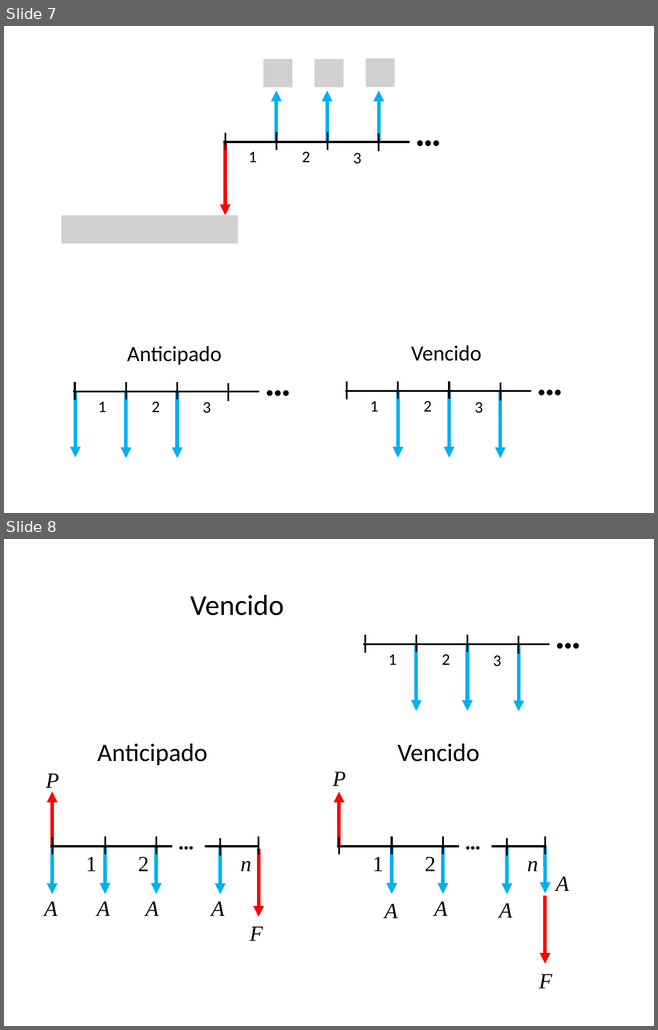
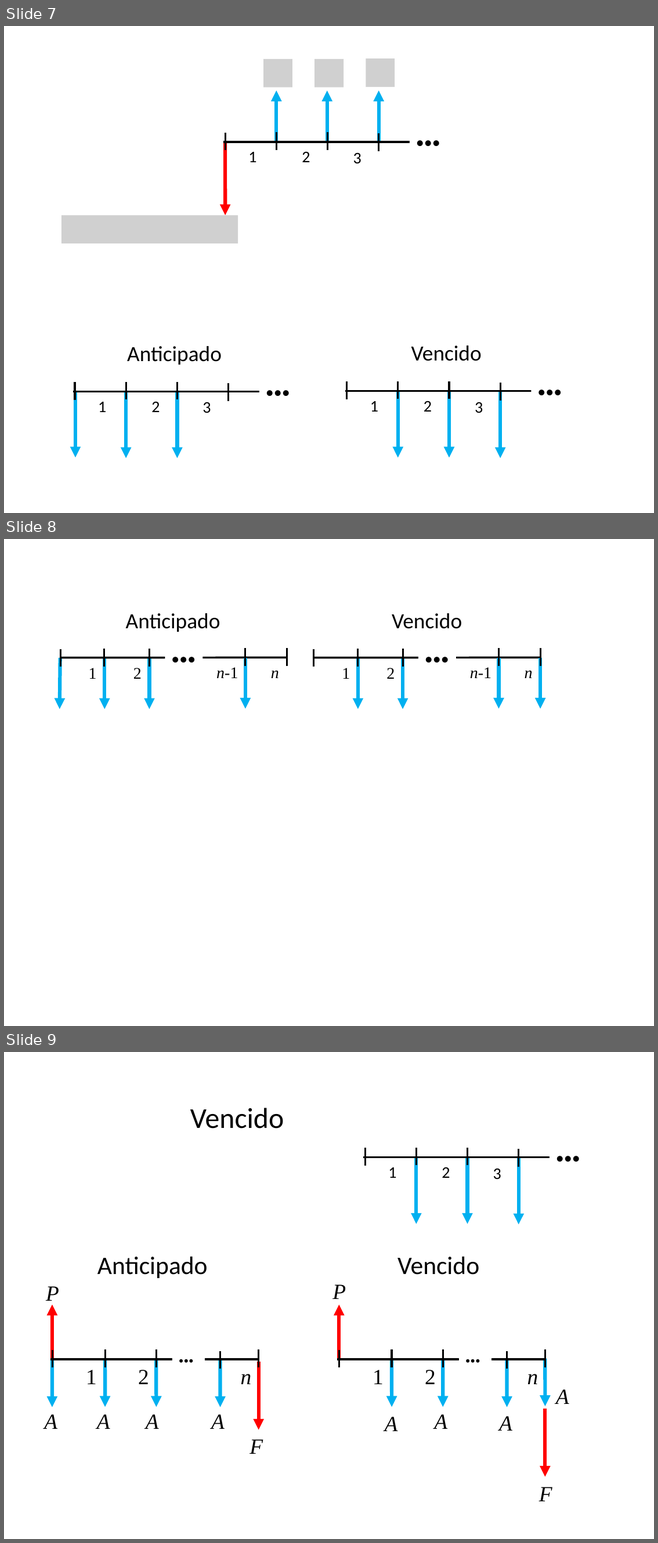
Before and after one commit to hagarciag/ingenieria-economica, a slide deck: images/graficas.pptx. Shown one above the other, each under a label of ours: slides 7 and 8 before the commit, slides 7, 8 and 9 after it. The pictures are 658x1030 and 658x1543 pixels, drawn with LibreOffice and Linux fonts; fonts in the diff are those of the drawing; grey boxes stand for pictures. Boxes give left, top, right and bottom in pixels: in the first picture for what was removed or moved away, otherwise in the second. Text is boxed around its words. In the diff, an @@ line names an element or a change of style, - is before the commit and + after.

```diff
--- a/images/graficas.pptx
+++ b/images/graficas.pptx
@@ slide 8 added at bbox=[4, 539, 654, 1026], background #FFFFFF @@
@@ text added at bbox=[126, 613, 220, 632], 24 pt, text #000000 @@
+Anticipado
@@ text added at bbox=[391, 613, 462, 629], 24 pt, text #000000 @@
+Vencido
@@ arrow added from (60, 658) to (60, 709), #00B0F0 4 pt @@
@@ line added from (60, 658) to (287, 658), #000000 2.25 pt @@
@@ line added from (60, 667) to (60, 649), #000000 2 pt @@
@@ line added from (104, 667) to (104, 649), #000000 2 pt @@
@@ arrow added from (105, 658) to (105, 709), #00B0F0 4 pt @@
@@ arrow added from (150, 658) to (150, 709), #00B0F0 4 pt @@
@@ line added from (150, 667) to (150, 649), #000000 2 pt @@
@@ text added at bbox=[165, 645, 203, 671], 18 pt, text #000000 @@
+•••
@@ arrow added from (245, 658) to (245, 708), #00B0F0 4 pt @@
@@ line added from (245, 667) to (245, 648), #000000 2 pt @@
@@ line added from (286, 667) to (286, 648), #000000 2 pt @@
@@ line added from (314, 658) to (540, 658), #000000 2.25 pt @@
@@ line added from (314, 667) to (314, 649), #000000 2 pt @@
@@ line added from (357, 667) to (357, 649), #000000 2 pt @@
@@ arrow added from (358, 658) to (358, 709), #00B0F0 4 pt @@
@@ arrow added from (402, 658) to (402, 709), #00B0F0 4 pt @@
@@ line added from (402, 667) to (402, 649), #000000 2 pt @@
@@ text added at bbox=[418, 645, 455, 671], 18 pt, text #000000 @@
+•••
@@ arrow added from (498, 658) to (498, 708), #00B0F0 4 pt @@
@@ line added from (498, 667) to (498, 648), #000000 2 pt @@
@@ arrow added from (540, 658) to (540, 708), #00B0F0 4 pt @@
@@ line added from (540, 667) to (540, 648), #000000 2 pt @@
@@ text added at bbox=[89, 668, 97, 679], 18 pt, text #000000 @@
+1
@@ text added at bbox=[133, 668, 141, 679], 18 pt, text #000000 @@
+2
@@ text added at bbox=[216, 667, 238, 678], 18 pt, text #000000 @@
+n-1
@@ text added at bbox=[271, 671, 279, 678], 18 pt, text #000000, italic @@
+n
@@ text added at bbox=[342, 668, 350, 679], 18 pt, text #000000 @@
+1
@@ text added at bbox=[386, 668, 394, 679], 18 pt, text #000000 @@
+2
@@ text added at bbox=[470, 667, 491, 678], 18 pt, text #000000 @@
+n-1
@@ text added at bbox=[524, 671, 532, 678], 18 pt, text #000000, italic @@
+n
@@ what was slide 8 is now slide 9 @@
```
Also in this commit, not shown: 2 other files.
